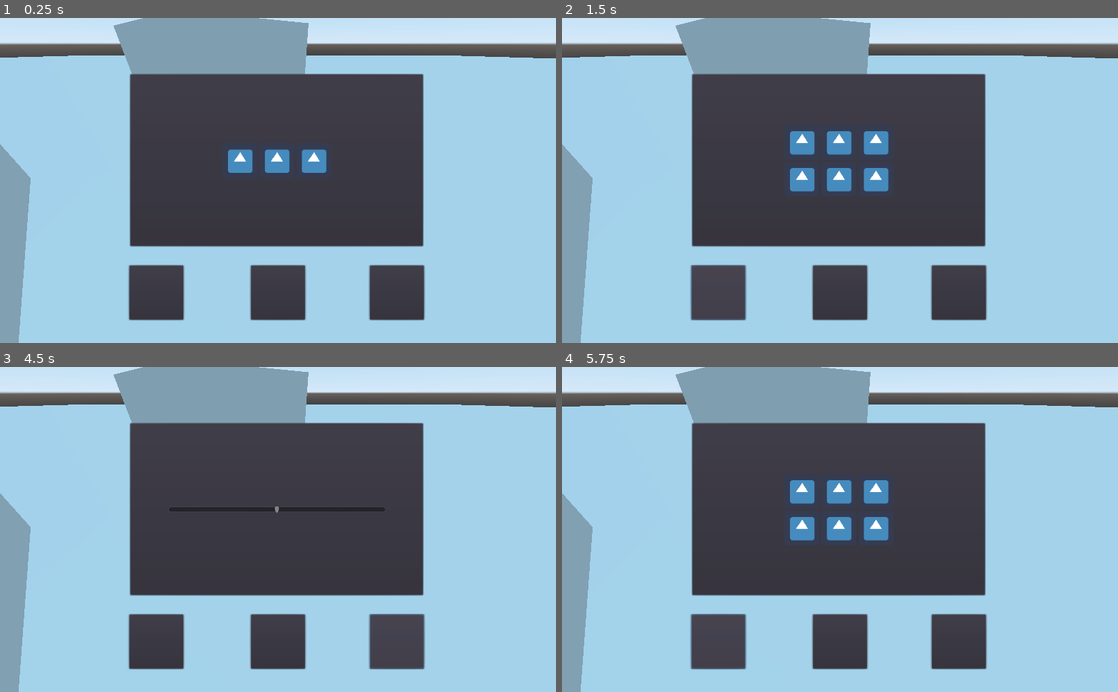
Above: before the commit, frames 1-4 (two rows, left to right).
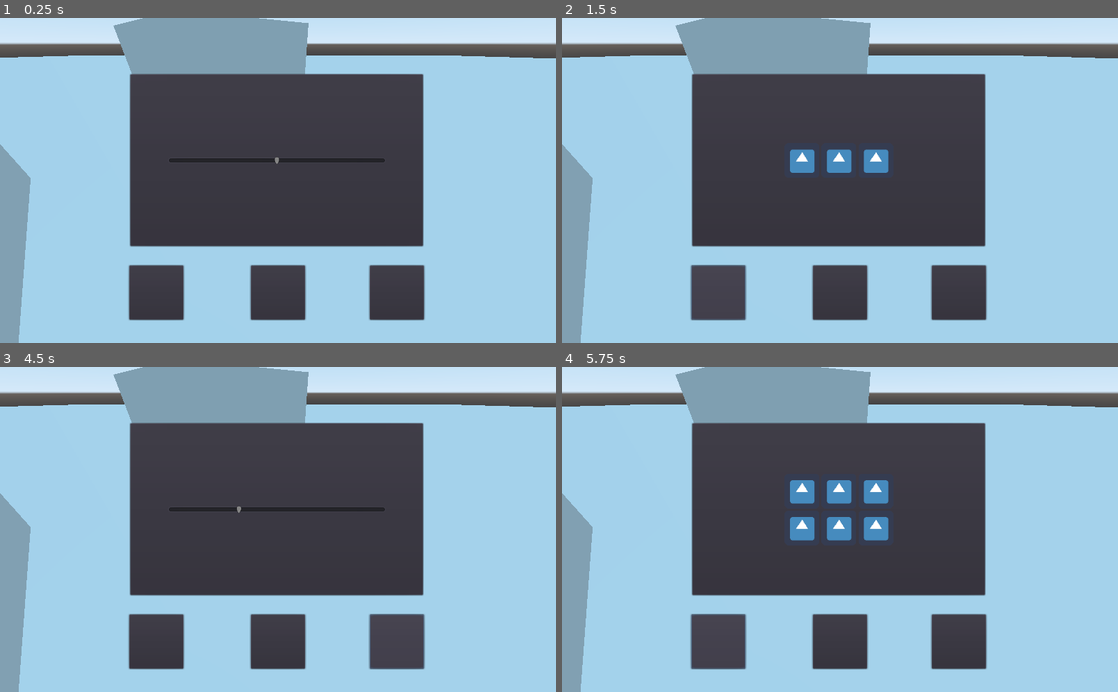
Above: after the commit, the same moments.

Repository: Rhowea/DDUEksamensprojekt
Game: Godot game, scene res://World.tscn
Two runs of this game, one before a commit and one after it. Both use one fixed random seed, a clock stepped at 60 frames per second and the inputs below. The engine's default icon, where the game draws it, is replaced by a stand-in: a white triangle on a blue panel in a dark square.
Inputs (mouse positions are in pixels of both pictures, inside the frame that each line leads up to; where the layout moved, square brackets give the same spot in the first picture):
- Up to frame 1 (0.25 s): no input
- Up to frame 2 (1.5 s): click (801, 161) at 0.52 s; click (717, 291) at 1.25 s
- Up to frame 3 (4.5 s): click (278, 510) [278, 490] at 2 s; click (311, 490) at 2.75 s; click (278, 640) at 3.5 s; click (394, 640) at 4.25 s
- Up to frame 4 (5.75 s): click (717, 640) at 5 s

The runs differ from the first frame. In frame 1, 1.3% of the frame differs, in the area x 30-70%, y 40-48%; in frame 2, 2.2%, in the area x 41-59%, y 34-54%; in frame 3, less than 0.1%; in frame 4, nothing differs.

Commit message:
Math for play function (unifinished)

Diff:
--- a/Scripts/Set2.gd
+++ b/Scripts/Set2.gd
@@ -1,4 +1,6 @@
 extends Control
+
+onready var slider = $HSlider
 
 signal has_interacted
 var hasBeenInteractedWith = false
--- a/Scripts/Set3.gd
+++ b/Scripts/Set3.gd
@@ -1,4 +1,6 @@
 extends Control
+
+onready var slider = $HSlider
 
 signal has_interacted
 var hasBeenInteractedWith = false
--- a/Scripts/UI.gd
+++ b/Scripts/UI.gd
@@ -5,9 +5,12 @@
 onready var set2 = $Panel/Set2
 onready var set3 = $Panel/Set3
 
+var rng = RandomNumberGenerator.new()
 var set1Interacted = false
 var set2Interacted = false
 var set3Interacted = false
+var meatVegRatio
+var price
 
 func _on_Button1_pressed():
 	if window.visible == false:
@@ -42,11 +45,13 @@
 	checkForReady()
 
 func _on_Set2_has_interacted():
+	meatVegRatio = set2.slider.value
 	set2Interacted = true
 	print("Set 2 is ready")
 	checkForReady()
 
 func _on_Set3_has_interacted():
+	price = set3.slider.value
 	set3Interacted = true
 	print("Set 3 is ready")
 	checkForReady()
@@ -55,3 +60,28 @@
 	if set1Interacted == true and set2Interacted == true and set3Interacted == true:
 		print("Ready to calculate")
 		$Button4.visible = true
+
+func _on_Button4_pressed():
+	#How many buy
+	var buyerRatio = calcCustomerRatioOfBuyers(price, calcAttract())
+	#Random function
+	var customerAmount = calcAmountOfCustomers()
+	#Amount of customers times how many buy
+	customerAmount * buyerRatio * (price * 100)
+
+func calcAttract():
+	pass
+
+func calcCustomerRatioOfBuyers(price, attract):
+	return pow(price - 1, 2) + pow(attract, 2)
+
+func calcAmountOfCustomers():
+	rng.randomize()
+	#Attractibility * max potential customers +- random variation
+	var variability
+	if rng.randf() < 1:
+		variability = -10 * rng.randf()
+	else:
+		variability = 10 * rng.randf()
+
+	return calcAttract() * 90 + variability
--- a/World.tscn
+++ b/World.tscn
@@ -56,6 +56,7 @@
 texture_normal = ExtResource( 2 )
 
 [node name="Set1" type="Control" parent="Camera/Control/Panel"]
+visible = false
 margin_left = 7.0
 margin_top = 7.0
 margin_right = 536.0
@@ -210,8 +211,8 @@
 visible = false
 margin_left = 7.0
 margin_top = 7.0
-margin_right = 542.0
-margin_bottom = 281.0
+margin_right = 536.0
+margin_bottom = 314.0
 script = ExtResource( 6 )
 
 [node name="HSlider" type="HSlider" parent="Camera/Control/Panel/Set2"]
@@ -224,15 +225,14 @@
 margin_right = 200.0
 margin_bottom = 10.0
 max_value = 1.0
-step = 0.1
+step = 0.01
 value = 0.5
 
 [node name="Set3" type="Control" parent="Camera/Control/Panel"]
-visible = false
 margin_left = 7.0
 margin_top = 7.0
-margin_right = 542.0
-margin_bottom = 281.0
+margin_right = 536.0
+margin_bottom = 314.0
 script = ExtResource( 7 )
 
 [node name="HSlider" type="HSlider" parent="Camera/Control/Panel/Set3"]
@@ -245,7 +245,7 @@
 margin_right = 200.0
 margin_bottom = 10.0
 max_value = 1.0
-step = 0.1
+step = 0.01
 value = 0.5
 
 [node name="Button1" type="Button" parent="Camera/Control"]
@@ -312,3 +312,4 @@
 [connection signal="pressed" from="Camera/Control/Button1" to="Camera/Control" method="_on_Button1_pressed"]
 [connection signal="pressed" from="Camera/Control/Button2" to="Camera/Control" method="_on_Button2_pressed"]
 [connection signal="pressed" from="Camera/Control/Button3" to="Camera/Control" method="_on_Button3_pressed"]
+[connection signal="pressed" from="Camera/Control/Button4" to="Camera/Control" method="_on_Button4_pressed"]
